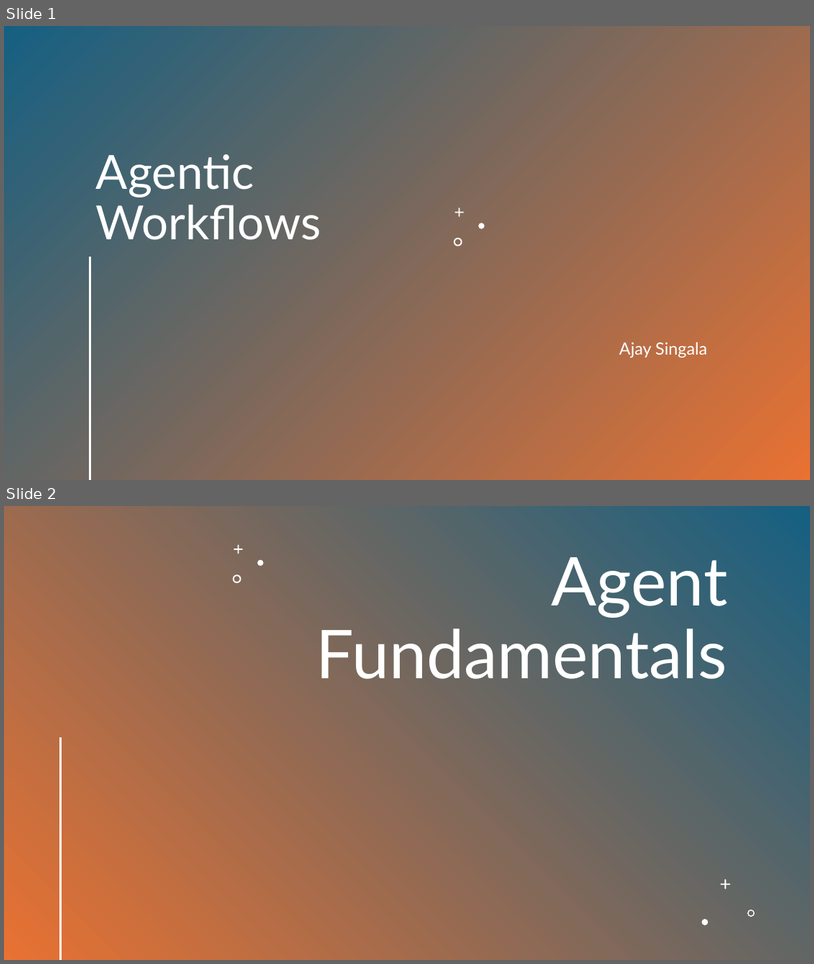
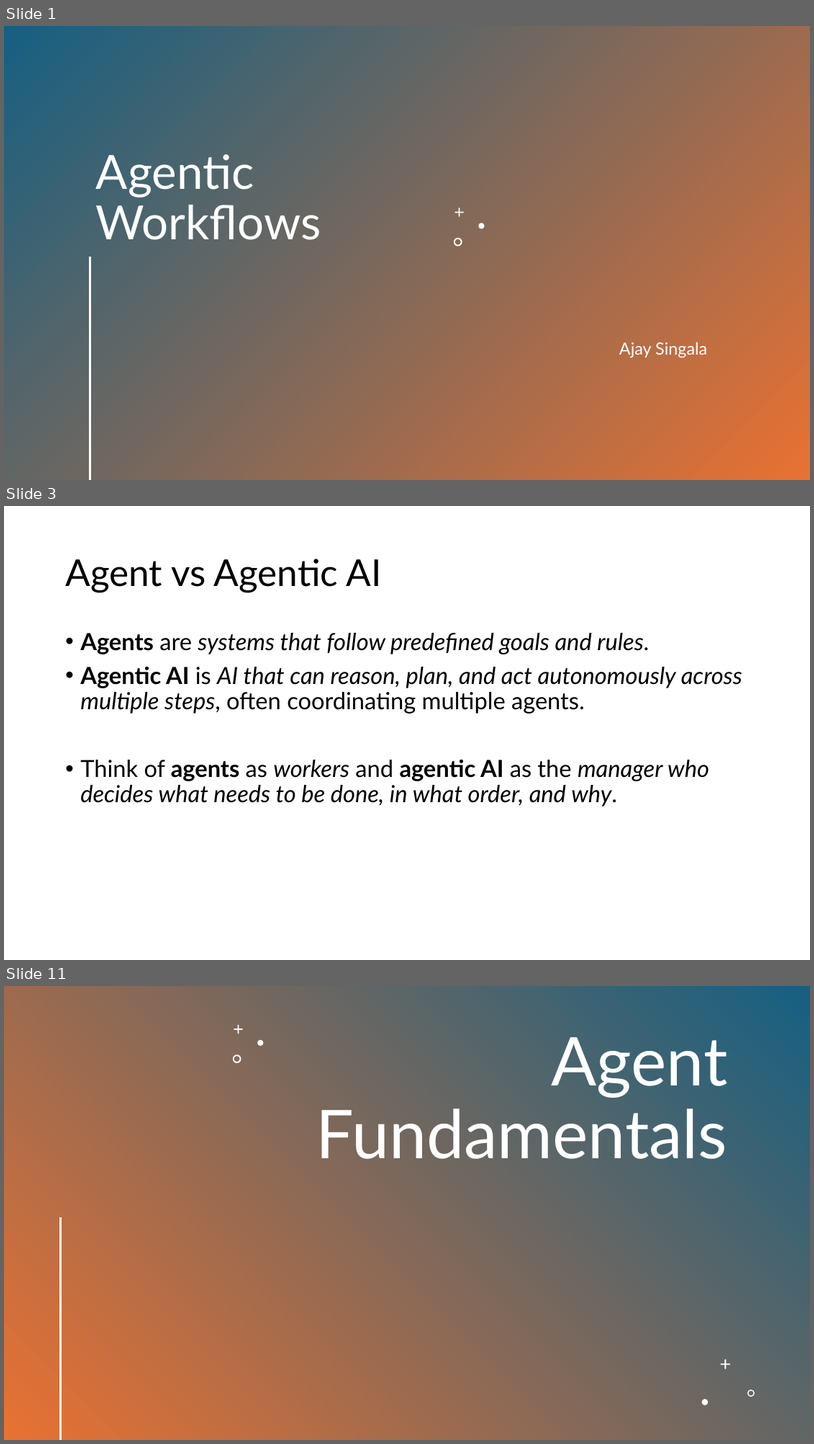
Before and after one commit to AjaySingala/ajs_walmart_apr2026_hol_day04, a slide deck: docs/Agentic Workflow.pptx. Shown one above the other, each under a label of ours: slides 1 and 2 before the commit, slides 1, 3 and 11 after it; the slides between them are not shown. The pictures are 814x964 and 814x1444 pixels, drawn with LibreOffice and Linux fonts; fonts in the diff are those of the drawing. Boxes give left, top, right and bottom in pixels: in the first picture for what was removed or moved away, otherwise in the second. Text is boxed around its words. In the diff, an @@ line names an element or a change of style, - is before the commit and + after.

Commit message:
agents vs agentic ai

```diff
--- a/docs/Agentic Workflow.pptx
+++ b/docs/Agentic Workflow.pptx
@@ slide 3 added at <box>4,506,810,960</box>, background #FFFFFF @@
@@ title added at <box>65,559,382,592</box>, 44 pt, text #000000 @@
+Agent vs Agentic AI
@@ text added at <box>80,633,743,806</box>, 28 pt, text #000000, italic @@
+• Agents are systems that follow predefined goals and rules.
+• Agentic AI is AI that can reason, plan, and act autonomously across multiple steps, often coordinating multiple agents.
+• Think of agents as workers and agentic AI as the manager who decides what needs to be done, in what order, and why.
@@ what was slide 2 is now slide 11 @@
```
Also in this commit, not shown: 8 other slides added.
